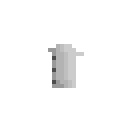
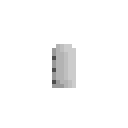
The second 128×128 image is a revision of the first. Changes to its layers:
hid "shirt_set_blank_side_point_frame1" over [48, 48, 84, 56]
